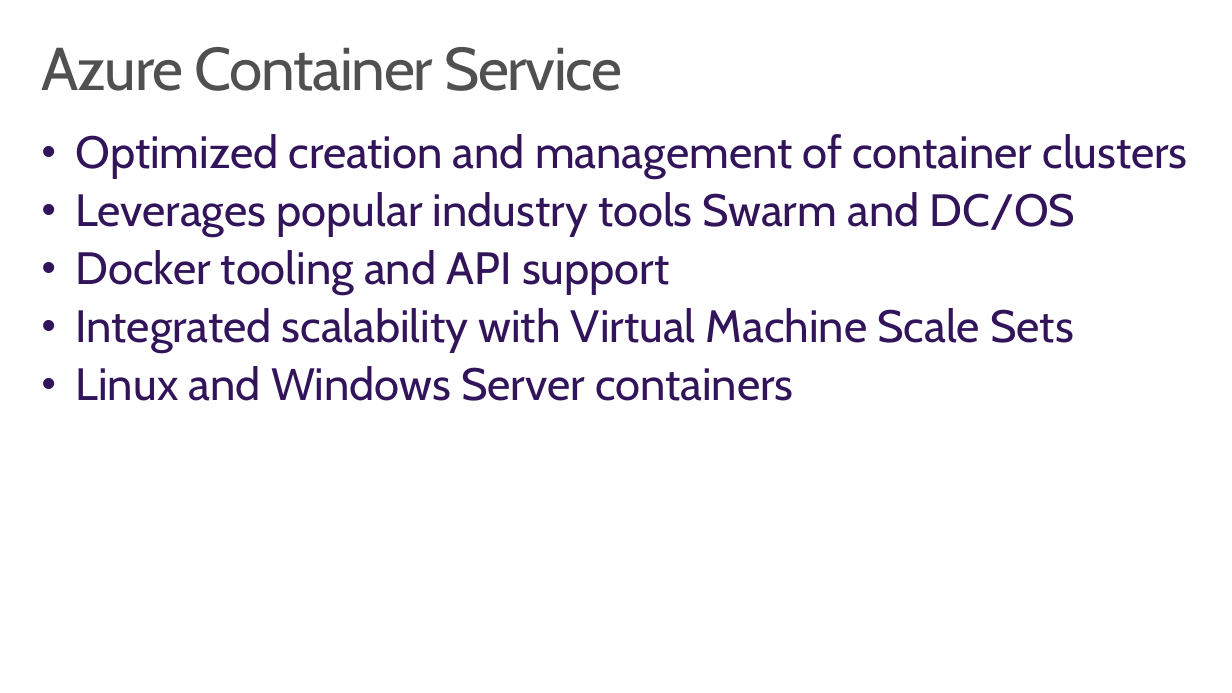
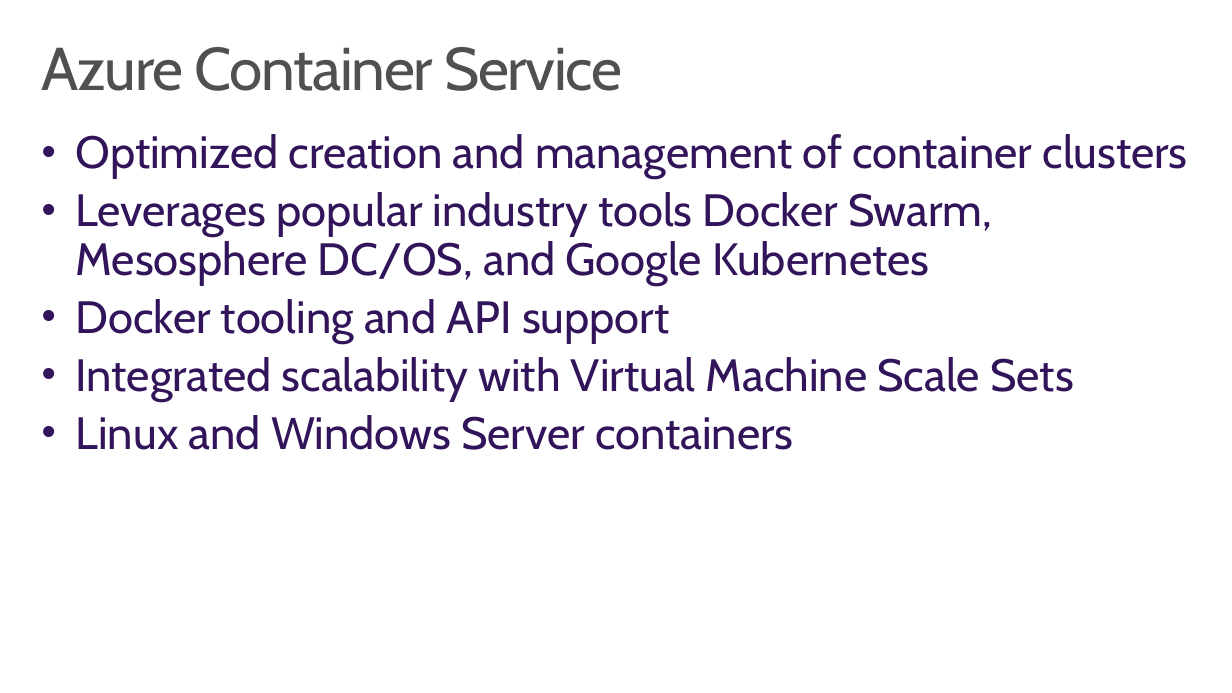
Before and after one commit to wely/DevCamp, a slide deck: slide 27 of Presentation/Module07-Containers.pptx (slide 26 before the commit). Drawn at 1232x693 pixels with LibreOffice and Linux fonts; fonts in the diff are those of the drawing; background and template pictures are left out. Boxes give left, top, right and bottom in pixels: in the first picture for what was removed or moved away, otherwise in the second. Text is boxed around its words. In the diff, an @@ line names an element or a change of style, - is before the commit and + after.

Commit message:
Added Kubernetes to list of orchestrators
Closes #52

```diff
--- a/Presentation/Module07-Containers.pptx
+++ b/Presentation/Module07-Containers.pptx
@@ text at [76, 192, 992, 286]: text changed @@
-• Leverages popular industry tools Swarm and DC/OS
+• Leverages popular industry tools Docker Swarm, Mesosphere DC/OS, and Google Kubernetes
```
